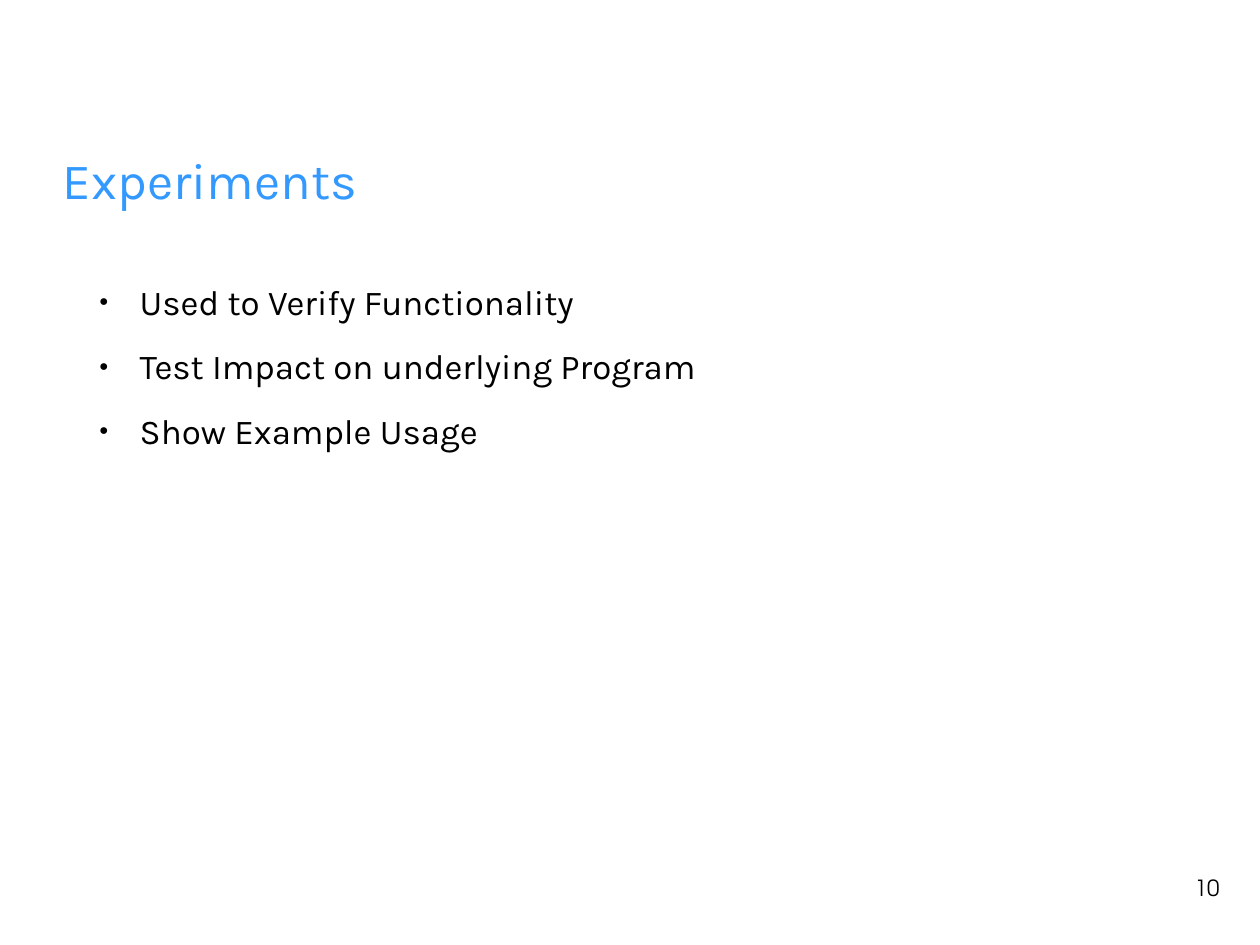
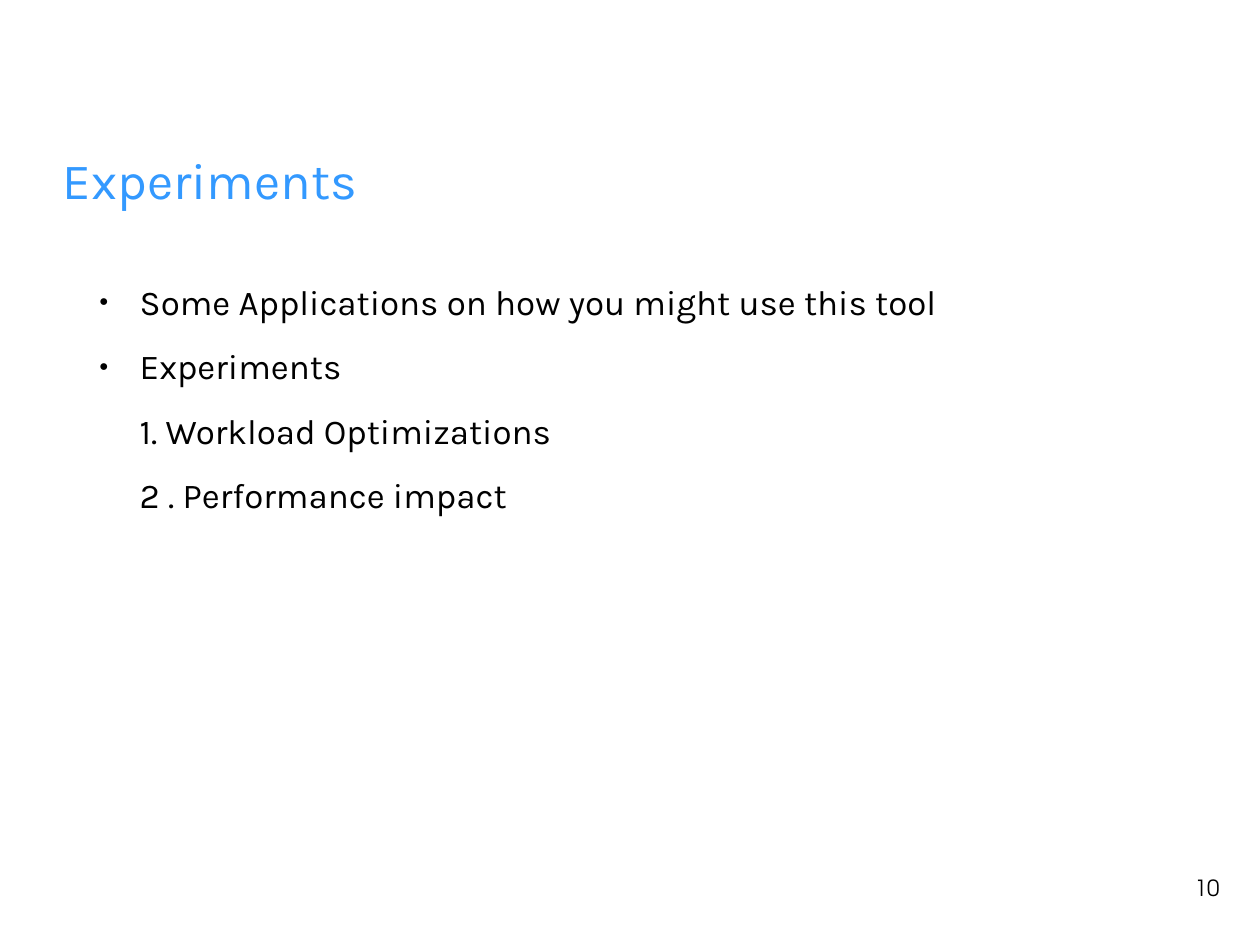
Before and after one commit to fhilprec/HardwareMonitoring, a slide deck: slide 10 of ProjectPresentation.odp. Drawn at 1260x945 pixels with LibreOffice and Linux fonts; fonts in the diff are those of the drawing; background and template pictures are left out. Boxes give left, top, right and bottom in pixels: in the first picture for what was removed or moved away, otherwise in the second. Text is boxed around its words. In the diff, an @@ line names an element or a change of style, - is before the commit and + after.

Commit message:
Presentation

```diff
--- a/ProjectPresentation.odp
+++ b/ProjectPresentation.odp
@@ text at (140,291,936,517): text changed @@
-● Used to Verify Functionality
-● Test Impact on underlying Program
-● Show Example Usage
+● Some Applications on how you might use this tool
+● Experiments
+1. Workload Optimizations
+2 . Performance impact
```
